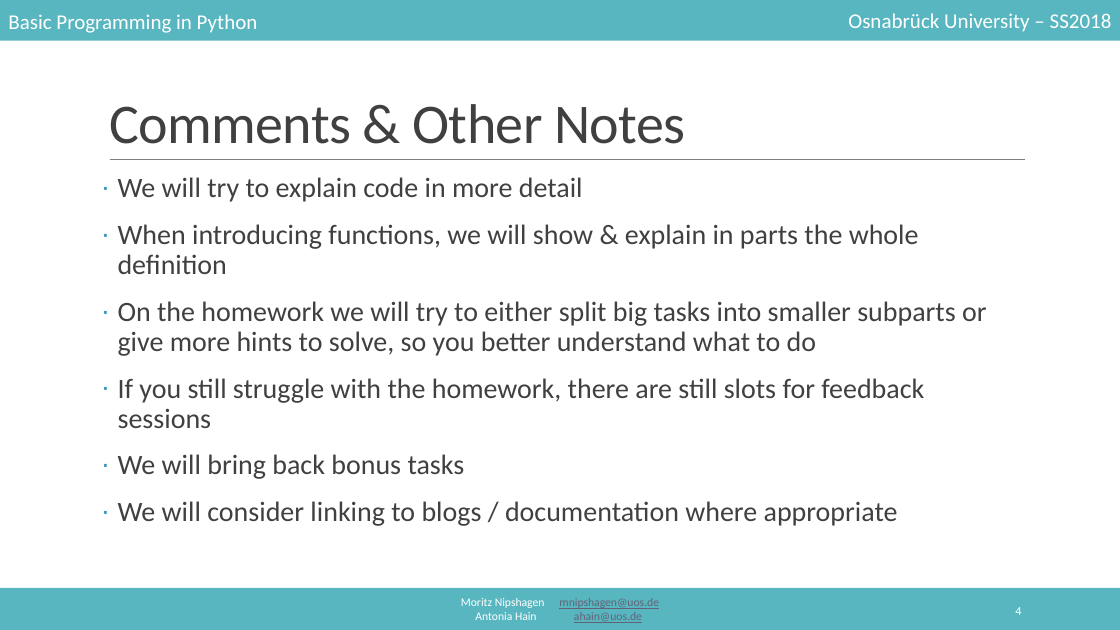
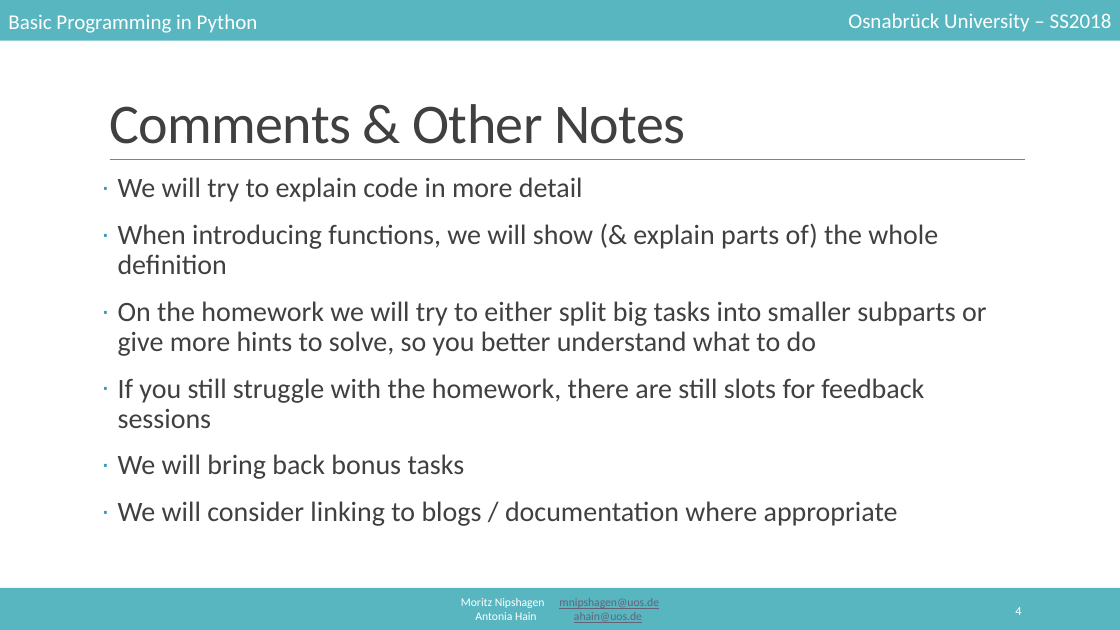
Before and after one commit to mnipshagen/monty, a slide deck: slide 4 of 2018/07/07_Debugging_errors_and_strategies.pptx. Drawn at 1120x630 pixels with LibreOffice and Linux fonts; fonts in the diff are those of the drawing. Boxes give left, top, right and bottom in pixels: in the first picture for what was removed or moved away, otherwise in the second. Text is boxed around its words. In the diff, an @@ line names an element or a change of style, - is before the commit and + after.

```diff
--- a/2018/07/07_Debugging_errors_and_strategies.pptx
+++ b/2018/07/07_Debugging_errors_and_strategies.pptx
@@ text at (118,224,938,274): text changed @@
-· When introducing functions, we will show & explain in parts the whole definition
+· When introducing functions, we will show (& explain parts of) the whole definition
```
Also in this commit, not shown: 10 other slides changed, 6 slides added, 1 slide removed, 5 other files.
